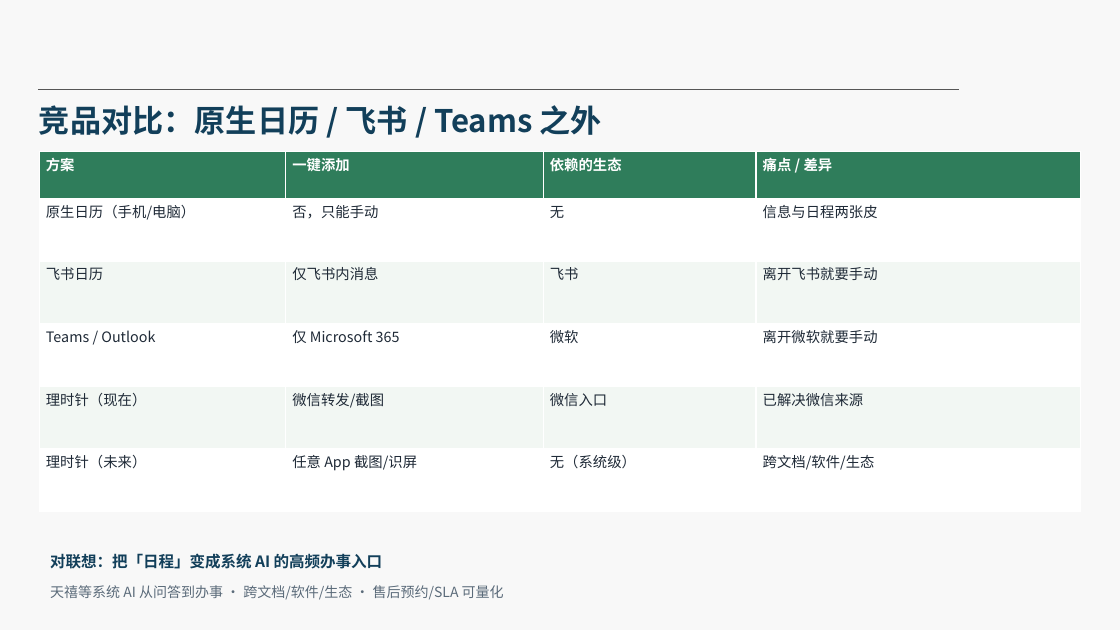
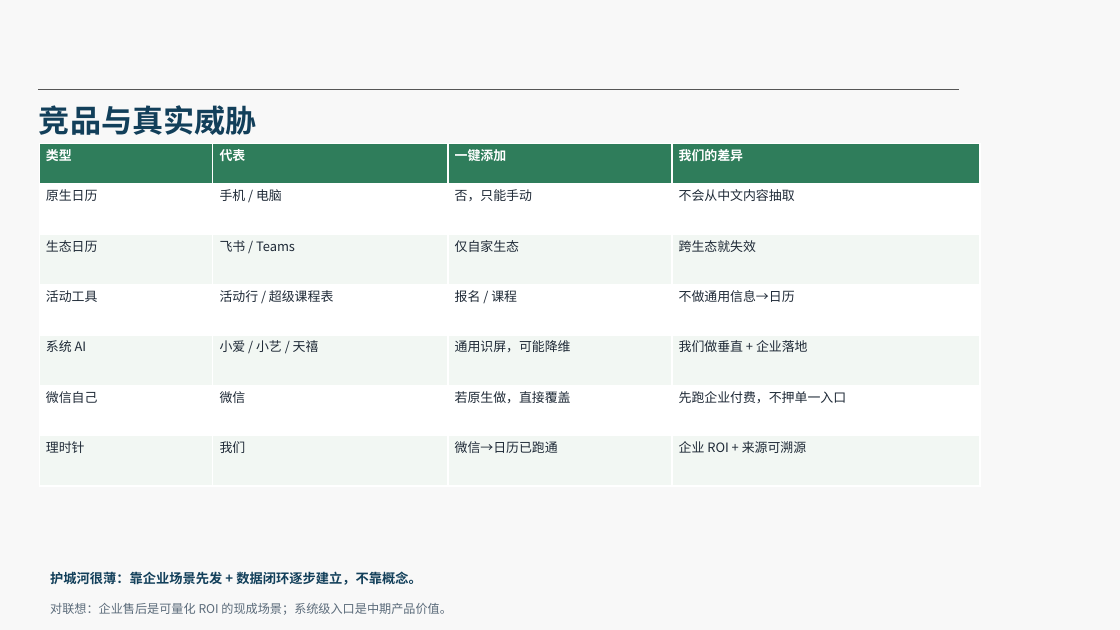
Before and after one commit to murasame9877/lishizhen, a slide deck: slide 6 of docs/2026SDG-Pitch-理时针.pptx. Drawn at 1120x630 pixels with LibreOffice and Linux fonts; fonts in the diff are those of the drawing; background and template pictures are left out. Boxes give left, top, right and bottom in pixels: in the first picture for what was removed or moved away, otherwise in the second. Text is boxed around its words. In the diff, an @@ line names an element or a change of style, - is before the commit and + after.

```diff
--- a/docs/2026SDG-Pitch-理时针.pptx
+++ b/docs/2026SDG-Pitch-理时针.pptx
@@ text at [39, 105, 257, 135]: text changed @@
-竞品对比：原生日历 / 飞书 / Teams 之外
+竞品与真实威胁
@@ table at [39, 143, 980, 486] @@
-row 1: 方案 | 一键添加 | 依赖的生态 | 痛点 / 差异
-row 2: 原生日历（手机/电脑） | 否，只能手动 | 无 | 信息与日程两张皮
-row 3: 飞书日历 | 仅飞书内消息 | 飞书 | 离开飞书就要手动
-row 4: Teams / Outlook | 仅 Microsoft 365 | 微软 | 离开微软就要手动
-row 5: 理时针（现在） | 微信转发/截图 | 微信入口 | 已解决微信来源
-row 6: 理时针（未来） | 任意 App 截图/识屏 | 无（系统级） | 跨文档/软件/生态
+row 1: 类型 | 代表 | 一键添加 | 我们的差异
+row 2: 原生日历 | 手机 / 电脑 | 否，只能手动 | 不会从中文内容抽取
+row 3: 生态日历 | 飞书 / Teams | 仅自家生态 | 跨生态就失效
+row 4: 活动工具 | 活动行 / 超级课程表 | 报名 / 课程 | 不做通用信息→日历
+row 5: 系统 AI | 小爱 / 小艺 / 天禧 | 通用识屏，可能降维 | 我们做垂直 + 企业落地
+row 6: 微信自己 | 微信 | 若原生做，直接覆盖 | 先跑企业付费，不押单一入口
+row 7: 理时针 | 我们 | 微信→日历已跑通 | 企业 ROI + 来源可溯源
@@ table: place and size @@
-table at [39, 151, 1081, 512]
+table at [39, 143, 980, 486]
@@ text at [50, 571, 421, 585]: text changed; size 10 to 8.5 pt @@
-对联想：把「日程」变成系统 AI 的高频办事入口
+护城河很薄：靠企业场景先发 + 数据闭环逐步建立，不靠概念。
@@ text at [50, 603, 452, 615]: text changed; size 9 to 7.8 pt @@
-天禧等系统 AI 从问答到办事 · 跨文档/软件/生态 · 售后预约/SLA 可量化
+对联想：企业售后是可量化 ROI 的现成场景；系统级入口是中期产品价值。
```
Also in this commit, not shown: 13 other slides changed, 3 other files.
